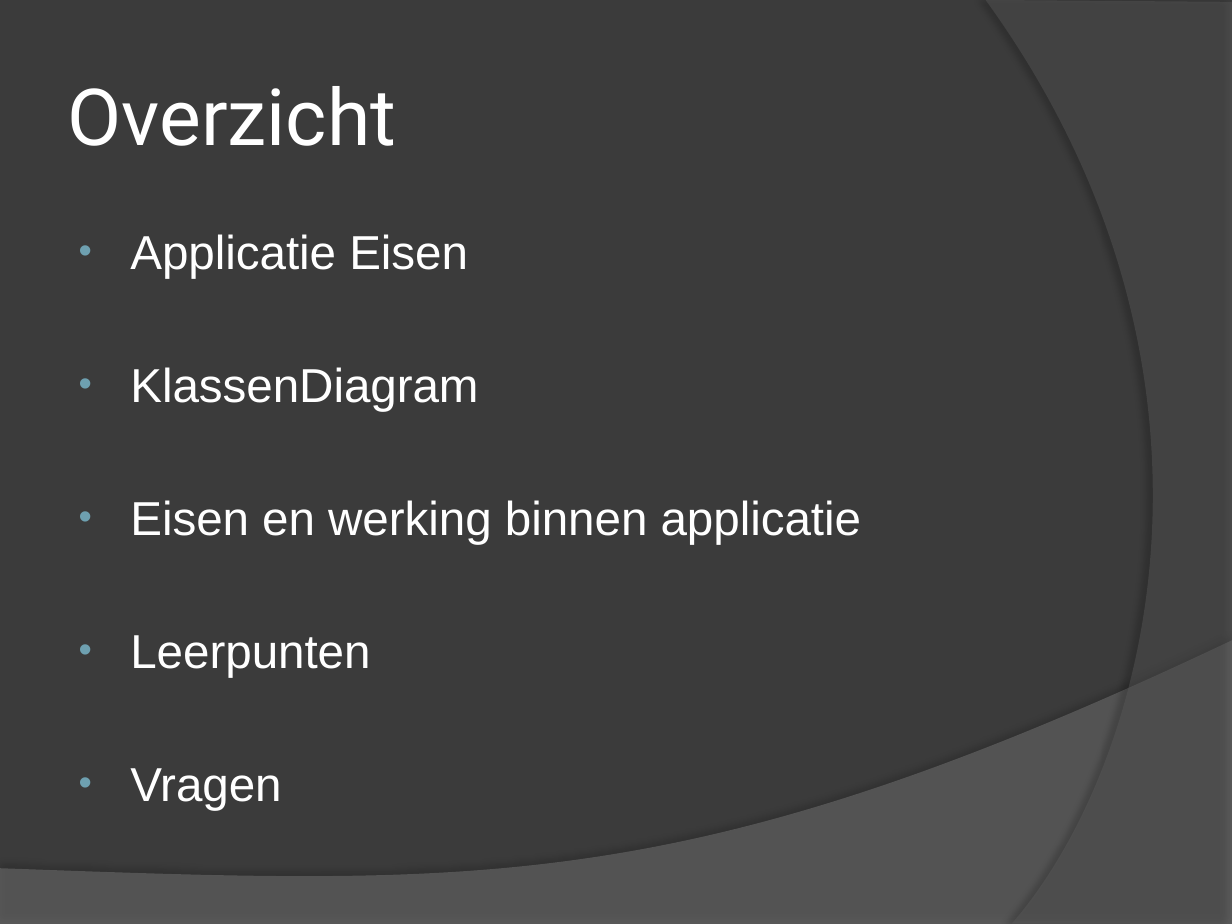
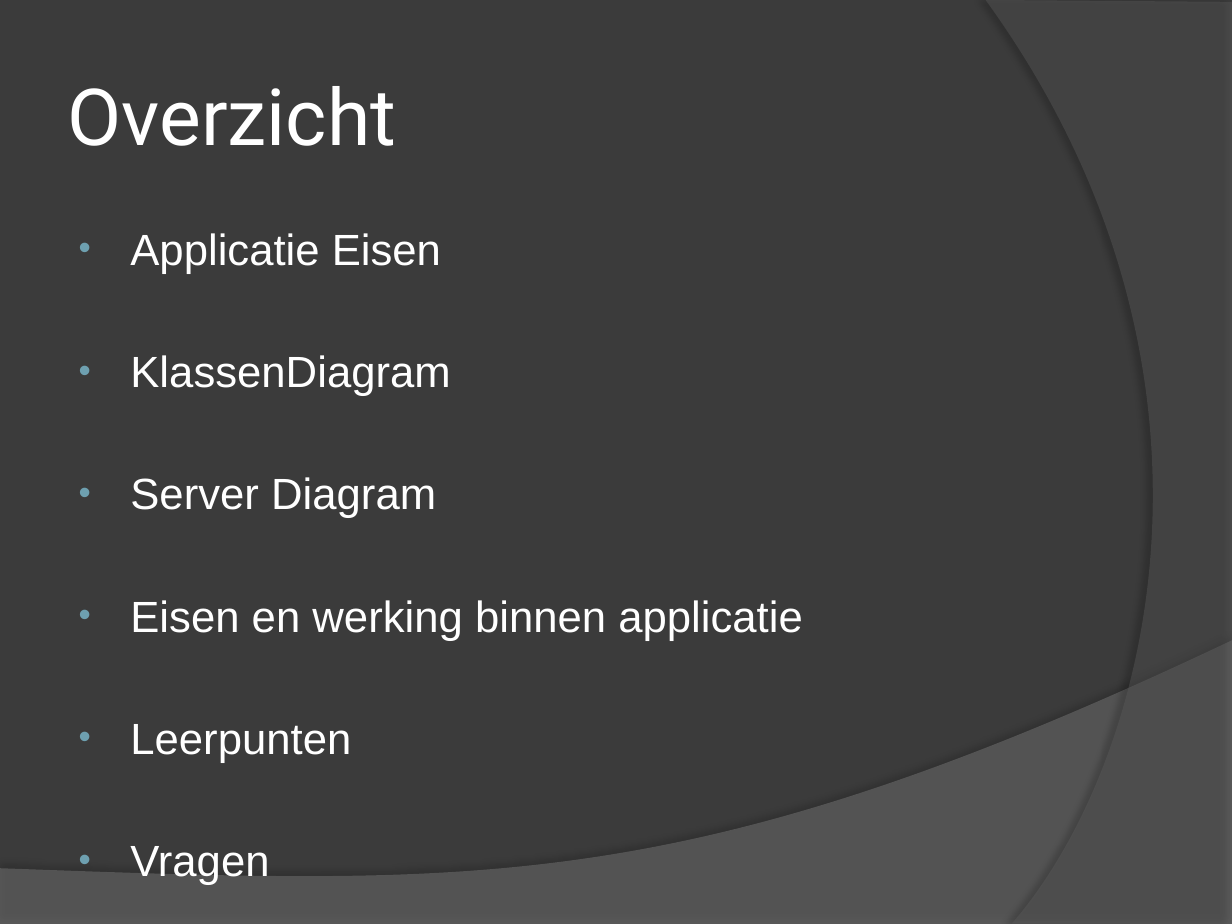
Before and after one commit to Gurban90/Applikaasie, a slide deck: slide 2 of KaasApplicatie.pptx. Drawn at 1232x924 pixels with LibreOffice and Linux fonts; fonts in the diff are those of the drawing. Boxes give left, top, right and bottom in pixels: in the first picture for what was removed or moved away, otherwise in the second. Text is boxed around its words. In the diff, an @@ line names an element or a change of style, - is before the commit and + after.

```diff
--- a/KaasApplicatie.pptx
+++ b/KaasApplicatie.pptx
@@ text at (130,233,802,763): size 27.8 to 25.5 pt in "Applicatie Eisen", "KlassenDiagram", "Eisen en werking binnen applicatie", "Leerpunten" and 1 more places @@
@@ text at (130,477,436,518): paragraph added @@
+• Server Diagram
```
Also in this commit, not shown: 1 other slide changed, 1 slide added, 6 other files.
